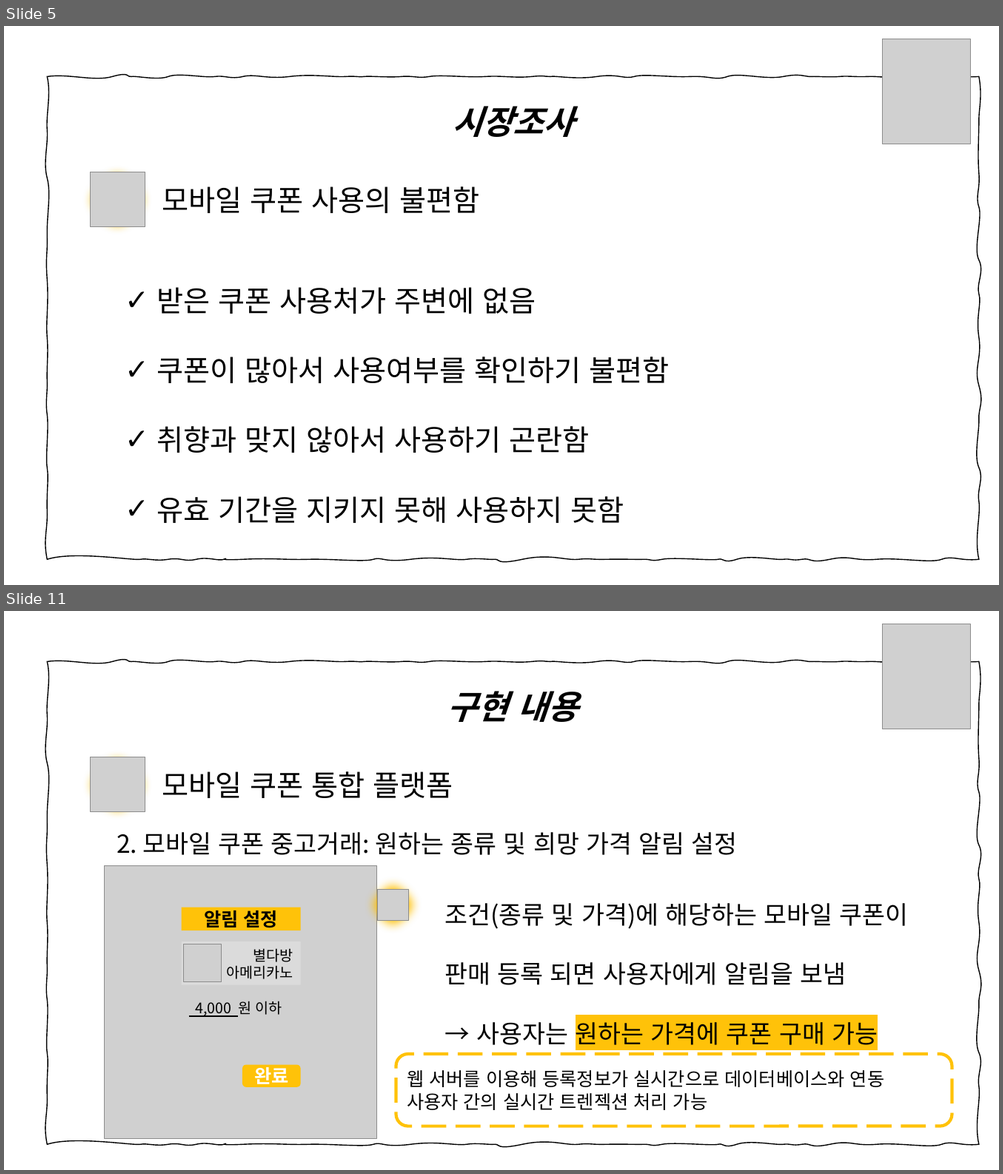
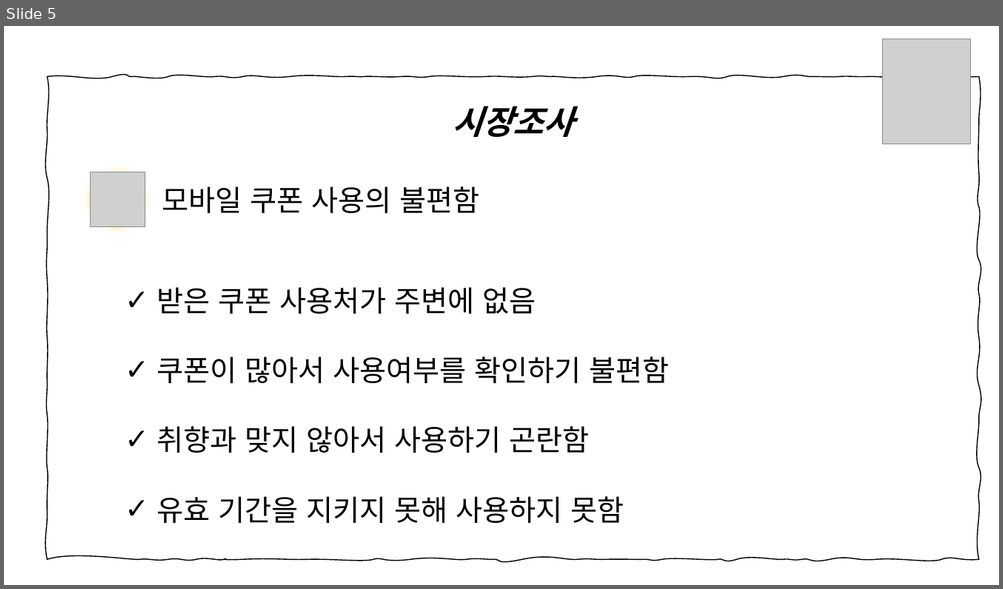
Before and after one commit to joooeunkim/Harmonize, a slide deck: 모두의쿠폰_하모니즈.pptx. Shown one above the other, each under a label of ours: slides 5 and 11 before the commit, slide 5 after it; the slides between them are not shown. The pictures are 1003x1174 and 1003x589 pixels, drawn with LibreOffice and Linux fonts; fonts in the diff are those of the drawing; grey boxes stand for pictures. Boxes give left, top, right and bottom in pixels: in the first picture for what was removed or moved away, otherwise in the second. Text is boxed around its words. In the diff, an @@ line names an element or a change of style, - is before the commit and + after.

```diff
--- a/모두의쿠폰_하모니즈.pptx
+++ b/모두의쿠폰_하모니즈.pptx
@@ slide 11 removed at box(4, 611, 999, 1170), background #FFFFFF @@
@@ picture removed at box(883, 624, 971, 729) @@
@@ freeform shape removed at box(47, 662, 979, 1145) @@
@@ text removed at box(447, 691, 578, 722) @@
-구현 내용
@@ ellipse removed at box(80, 748, 155, 822) @@
@@ picture removed at box(90, 758, 145, 812) @@
@@ text removed at box(162, 772, 452, 798) @@
-모바일 쿠폰 통합 플랫폼
@@ text removed at box(116, 832, 737, 855) @@
-2. 모바일 쿠폰 중고거래: 원하는 종류 및 희망 가격 알림 설정
@@ picture removed at box(104, 866, 377, 1139) @@
@@ ellipse removed at box(361, 873, 425, 937) @@
@@ picture removed at box(378, 889, 409, 920) @@
@@ rectangle removed at box(182, 907, 301, 931) @@
-알림 설정
@@ text removed at box(445, 903, 908, 1045) @@
-조건(종류 및 가격)에 해당하는 모바일 쿠폰이
-판매 등록 되면 사용자에게 알림을 보냄
-→ 사용자는 원하는 가격에 쿠폰 구매 가능
@@ rectangle removed at box(182, 942, 301, 985) @@
-별다방
-아메리카노
@@ picture removed at box(183, 945, 221, 982) @@
@@ text removed at box(195, 1001, 282, 1017) @@
-4,000 원 이하
@@ rounded rectangle removed at box(395, 1054, 951, 1127) @@
-웹 서버를 이용해 등록정보가 실시간으로 데이터베이스와 연동
-사용자 간의 실시간 트렌젝션 처리 가능
@@ rounded rectangle removed at box(242, 1065, 300, 1088) @@
-완료
```
Also in this commit, not shown: 9 slides changed, 1 other slide removed, 1 other file.
